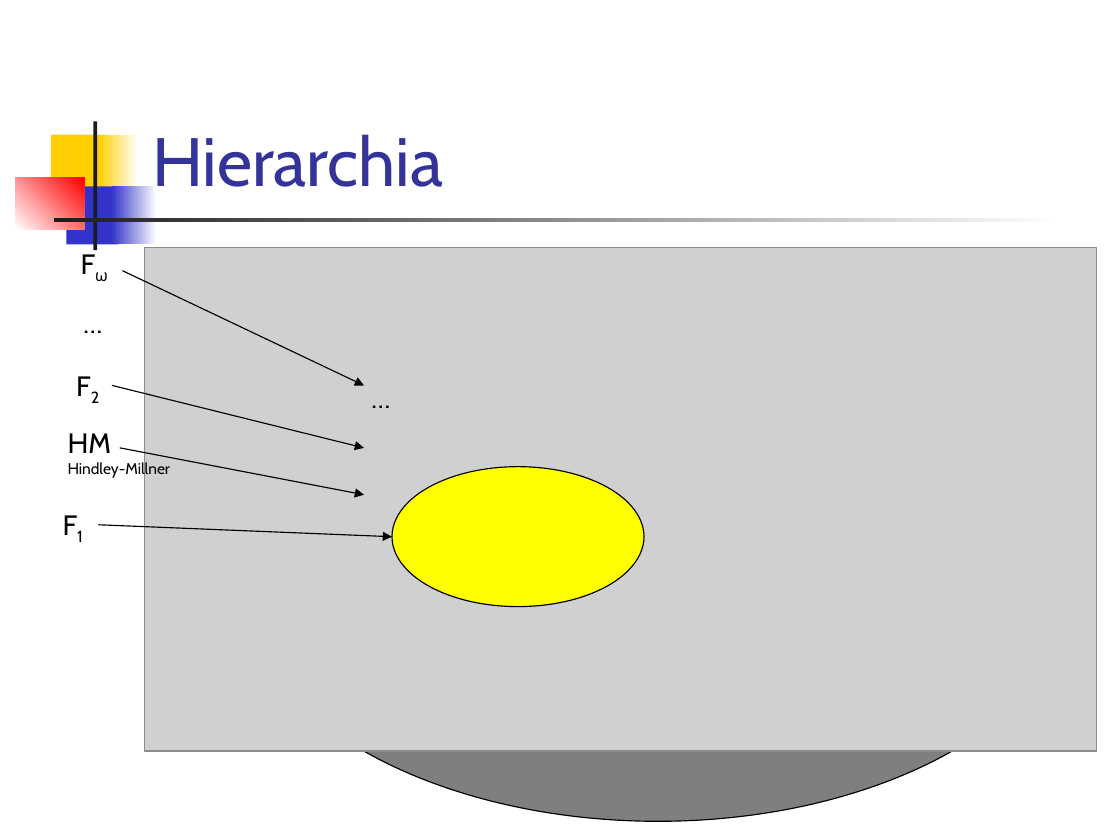
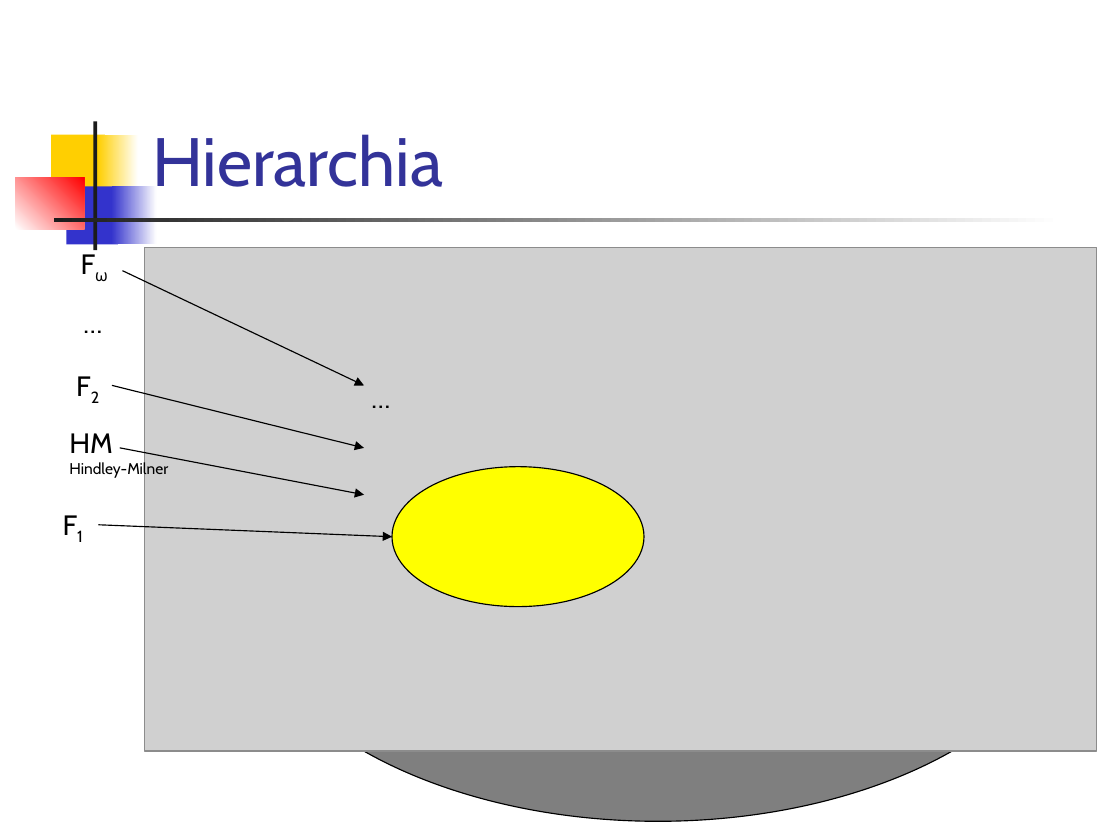
Before and after one commit to Funkcionalne/Prednasky, a slide deck: slide 33 of 08/08_fpro.ppt. Drawn at 1120x840 pixels with LibreOffice and Linux fonts; fonts in the diff are those of the drawing; grey boxes stand for pictures. Boxes give left, top, right and bottom in pixels: in the first picture for what was removed or moved away, otherwise in the second. Text is boxed around its words. In the diff, an @@ line names an element or a change of style, - is before the commit and + after.

```diff
--- a/08/08_fpro.ppt
+++ b/08/08_fpro.ppt
@@ text at <box>69,460,168,478</box>: text changed @@
-Hindley-Millner
+Hindley-Milner
```
Also in this commit, not shown: 6 other slides changed, 5 other files.
